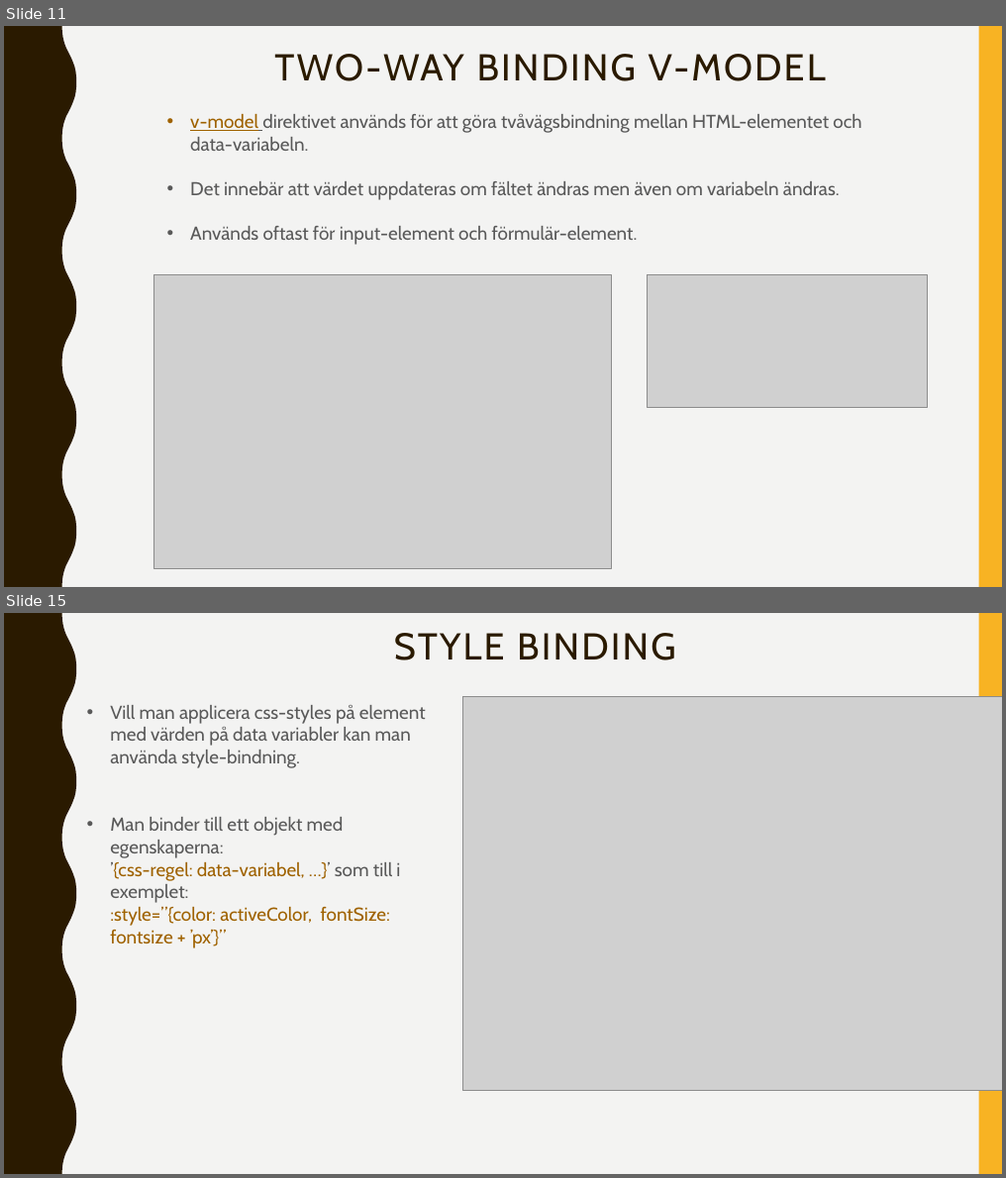
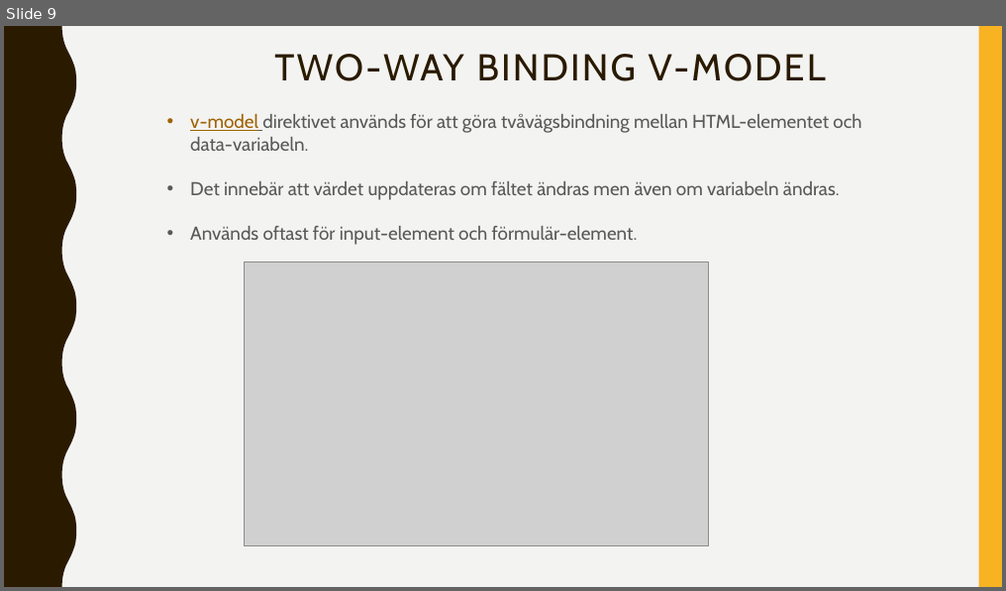
Before and after one commit to abbjetmus/programmering-produktion, a slide deck: 4. Vue/Vue.pptx. Shown one above the other, each under a label of ours: slides 11 and 15 before the commit, slide 9 after it; the slides between them are not shown. The pictures are 1006x1178 and 1006x591 pixels, drawn with LibreOffice and Linux fonts; fonts in the diff are those of the drawing; grey boxes stand for pictures. Boxes give left, top, right and bottom in pixels: in the first picture for what was removed or moved away, otherwise in the second. Text is boxed around its words. In the diff, an @@ line names an element or a change of style, - is before the commit and + after.

```diff
--- a/4. Vue/Vue.pptx
+++ b/4. Vue/Vue.pptx
@@ slide 15 removed at (4,613,1002,1174), background #F3F3F2; not listed: 2 template elements that a slide beside it also shows @@
@@ title removed at (394,633,675,661) @@
-STYLE BINDING
@@ picture removed at (462,697,1002,1090) @@
@@ text removed at (110,705,426,926) @@
-• Vill man applicera css-styles på element med värden på data variabler kan man använda style-bindning.
-• Man binder till ett objekt med egenskaperna:
-  ’{css-regel: data-variabel, …}’ som till i exemplet:
-  :style=”{color: activeColor, fontSize: fontsize + ’px’}”
@@ what was slide 11 is now slide 9 @@
@@ slide 9 changed as well @@
@@ picture: place and size @@
-picture at (153,275,611,570)
+picture at (244,263,708,547)
@@ picture removed at (648,275,928,408) @@
```
Also in this commit, not shown: 6 other slides changed, 1 slide added, 14 other slides removed, 3 other files.
